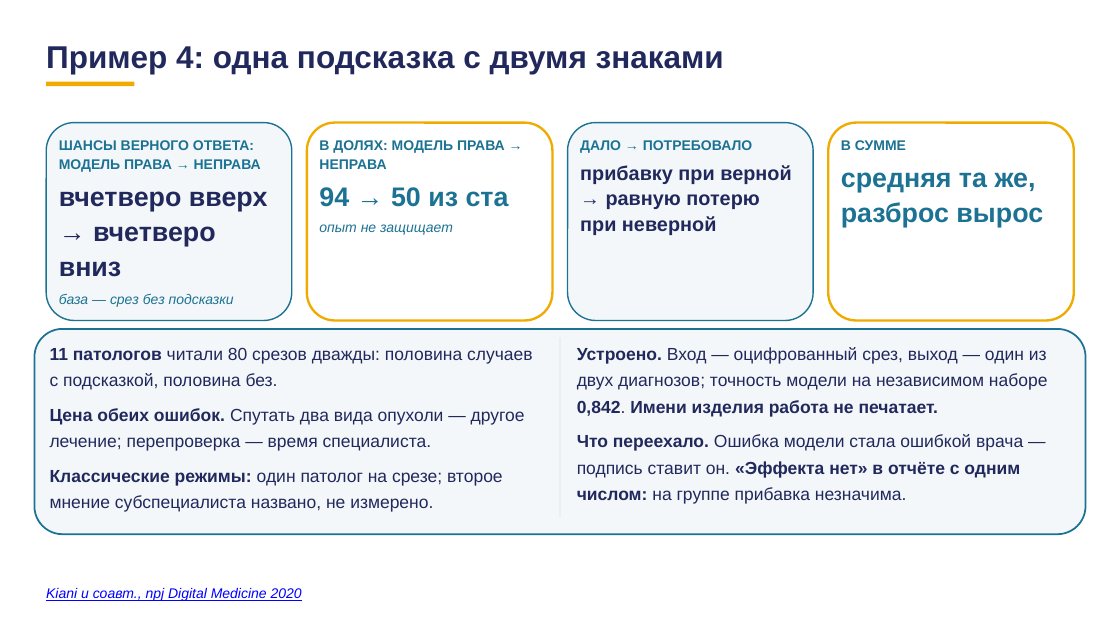
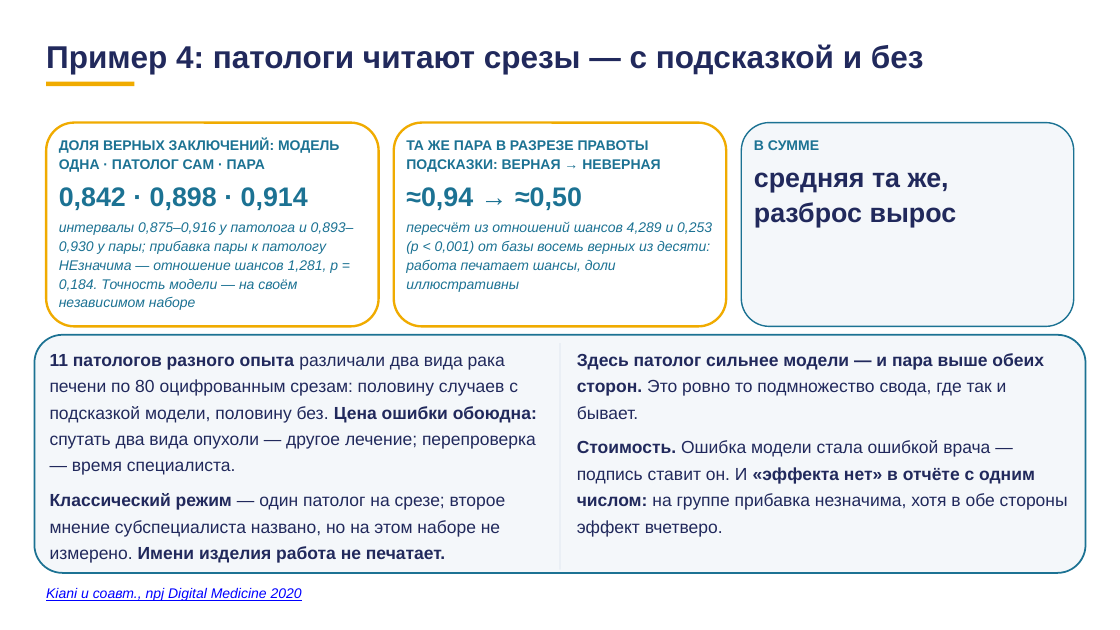
Before and after one commit to tellina-study/AI-usage-lessons, a slide deck: slide 25 of library/lectures/lec-07/rework/deck/lec-07-karkas.pptx. Drawn at 1120x630 pixels with LibreOffice and Linux fonts; fonts in the diff are those of the drawing. Boxes give left, top, right and bottom in pixels: in the first picture for what was removed or moved away, otherwise in the second. Text is boxed around its words. In the diff, an @@ line names an element or a change of style, - is before the commit and + after.

```diff
--- a/library/lectures/lec-07/rework/deck/lec-07-karkas.pptx
+++ b/library/lectures/lec-07/rework/deck/lec-07-karkas.pptx
@@ text at (46, 44, 924, 74): text changed @@
-Пример 4: одна подсказка с двумя знаками
+Пример 4: патологи читают срезы — с подсказкой и без
@@ rounded rectangle: place and size @@
-rounded rectangle at (46, 123, 292, 321)
+rounded rectangle at (46, 123, 379, 327)
@@ rounded rectangle at (46, 123, 379, 327): fill #F4F7FA to #FFFFFF; outline #1C7293 1.2 pt to #F0AB00 2 pt; proportions changed @@
@@ text removed at (59, 140, 261, 172) @@
-ШАНСЫ ВЕРНОГО ОТВЕТА: МОДЕЛЬ ПРАВА → НЕПРАВА
@@ text added at (59, 139, 339, 172), 12 pt, text #1C7293, bold @@
+ДОЛЯ ВЕРНЫХ ЗАКЛЮЧЕНИЙ: МОДЕЛЬ ОДНА · ПАТОЛОГ САМ · ПАРА
@@ text removed at (319, 140, 505, 169) @@
-В ДОЛЯХ: МОДЕЛЬ ПРАВА → НЕПРАВА
@@ rounded rectangle at (394, 123, 727, 327): proportions changed @@
@@ rounded rectangle: place and size @@
-rounded rectangle at (307, 123, 552, 321)
+rounded rectangle at (394, 123, 727, 327)
@@ text added at (406, 140, 660, 172), 12 pt, text #1C7293, bold @@
+ТА ЖЕ ПАРА В РАЗРЕЗЕ ПРАВОТЫ ПОДСКАЗКИ: ВЕРНАЯ → НЕВЕРНАЯ
@@ rounded rectangle removed at (568, 123, 813, 321) @@
@@ text removed at (580, 140, 752, 153) @@
-ДАЛО → ПОТРЕБОВАЛО
@@ rounded rectangle: place and size @@
-rounded rectangle at (828, 123, 1074, 321)
+rounded rectangle at (742, 123, 1075, 327)
@@ rounded rectangle at (742, 123, 1075, 327): fill #FFFFFF to #F4F7FA; outline #F0AB00 2 pt to #1C7293 1.2 pt; proportions changed @@
@@ text "В СУММЕ": place and size @@
-text "В СУММЕ" at (841, 140, 906, 150)
+text "В СУММЕ" at (754, 140, 819, 150)
@@ text removed at (580, 165, 791, 235) @@
-прибавку при верной → равную потерю при неверной
@@ text "средняя та же, разброс вырос": place and size @@
-text "средняя та же, разброс вырос" at (841, 172, 1043, 227)
+text "средняя та же, разброс вырос" at (754, 172, 957, 227)
@@ text "средняя та же, разброс вырос" at (754, 172, 957, 227): text colour #1C7293 to #21295C @@
@@ text removed at (59, 191, 268, 277) @@
-вчетверо вверх → вчетверо вниз
@@ text added at (59, 187, 308, 210), 23 pt, text #1C7293, bold @@
+0,842 · 0,898 · 0,914
@@ text at (406, 187, 582, 210): text changed @@
-94 → 50 из ста
+≈0,94 → ≈0,50
@@ text added at (59, 222, 354, 310), 12 pt, text #1C7293, italic @@
+интервалы 0,875–0,916 у патолога и 0,893–0,930 у пары; прибавка пары к патологу НЕзначима — отношение шансов 1,281, p = 0,184. Точность модели — на своём независимом наборе
@@ text removed at (319, 224, 453, 235) @@
-опыт не защищает
@@ text added at (406, 222, 712, 292), 12 pt, text #1C7293, italic @@
+пересчёт из отношений шансов 4,289 и 0,253 (p < 0,001) от базы восемь верных из десяти: работа печатает шансы, доли иллюстративны
@@ text removed at (59, 294, 234, 307) @@
-база — срез без подсказки
@@ rounded rectangle: place and size @@
-rounded rectangle at (34, 329, 1086, 534)
+rounded rectangle at (34, 335, 1086, 573)
@@ rounded rectangle at (34, 335, 1086, 573): proportions changed @@
@@ text at (50, 354, 537, 563): text changed @@
-11 патологов читали 80 срезов дважды: половина случаев с подсказкой, половина без.
-Цена обеих ошибок. Спутать два вида опухоли — другое лечение; перепроверка — время специалиста.
-Классические режимы: один патолог на срезе; второе мнение субспециалиста названо, не измерено.
+11 патологов разного опыта различали два вида рака печени по 80 оцифрованным срезам: половину случаев с подсказкой модели, половину без. Цена ошибки обоюдна: спутать два вида опухоли — другое лечение; перепроверка — время специалиста.
+Классический режим — один патолог на срезе; второе мнение субспециалиста названо, но на этом наборе не измерено. Имени изделия работа не печатает.
@@ rectangle: place and size @@
-rectangle at (560, 338, 560, 518)
+rectangle at (560, 344, 560, 571)
@@ text at (577, 353, 1068, 537): text changed @@
-Устроено. Вход — оцифрованный срез, выход — один из двух диагнозов; точность модели на независимом наборе 0,842. Имени изделия работа не печатает.
-Что переехало. Ошибка модели стала ошибкой врача — подпись ставит он. «Эффекта нет» в отчёте с одним числом: на группе прибавка незначима.
+Здесь патолог сильнее модели — и пара выше обеих сторон. Это ровно то подмножество свода, где так и бывает.
+Стоимость. Ошибка модели стала ошибкой врача — подпись ставит он. И «эффекта нет» в отчёте с одним числом: на группе прибавка незначима, хотя в обе стороны эффект вчетверо.
```
Also in this commit, not shown: 11 other slides changed, 3 slides added, 3 slides removed, 3 other files.
